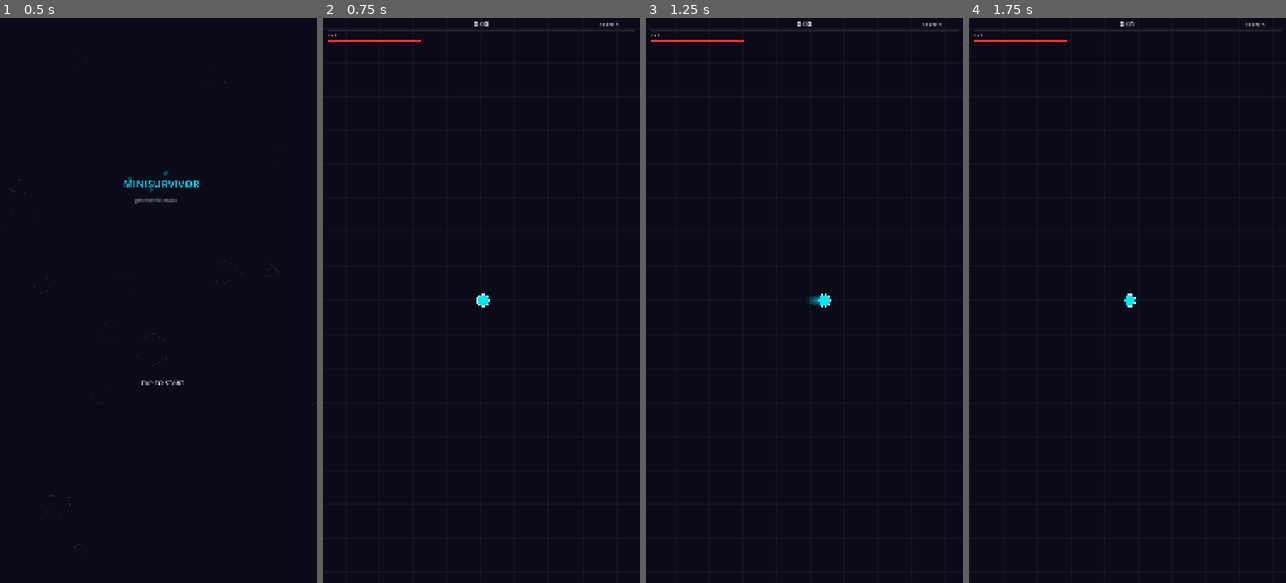
Above: before the commit, frames 1-4 (left to right).
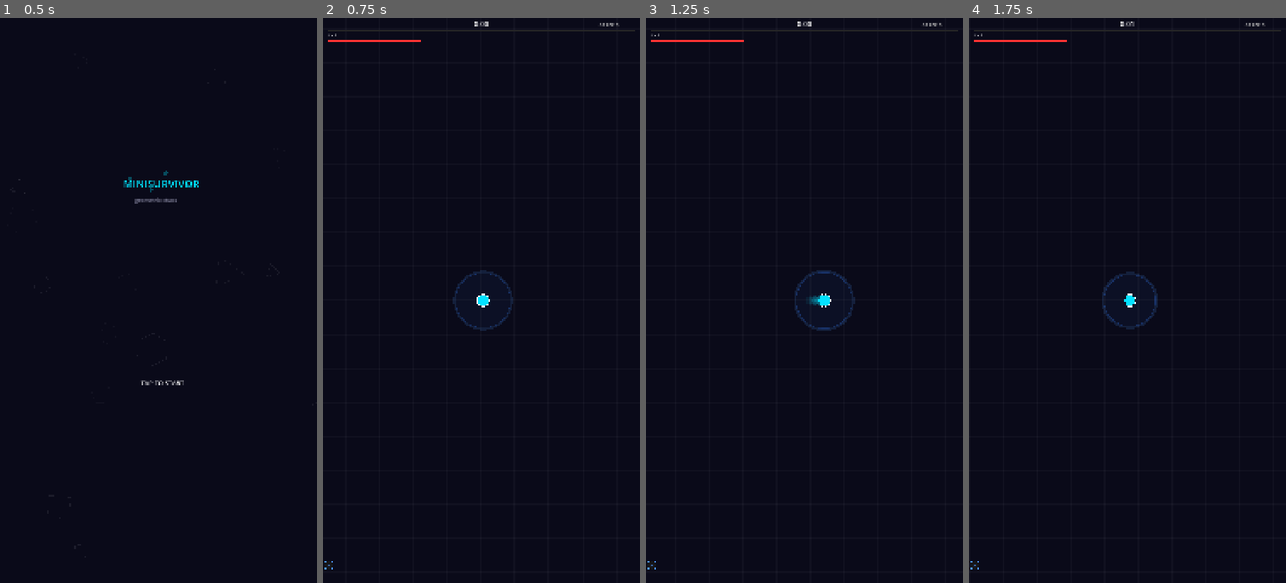
Above: after the commit, the same moments.

Repository: Asreonn/minisurvivor
Game: Godot game, scene res://scenes/main/main.tscn
The game is run twice, just before and just after one commit, with the same random seed, the same clock (stepped at 60 frames per second) and the same inputs.
Inputs (mouse positions are in pixels of both pictures, inside the frame that each line leads up to):
- Up to frame 1 (0.5 s): no input
- Up to frame 2 (0.75 s): tap Enter at 0.5 s; move the mouse to (551, 272) at 0.52 s; hold Right (ui_right) from 0.53 s (still down); click (551, 272) at 0.67 s
- Up to frame 3 (1.25 s): keep holding Right (ui_right)
- Up to frame 4 (1.75 s): release Right (ui_right) at 1.25 s; drag from (1064, 328) to (1149, 300) at 1.27 s

Frame 1 is identical in both runs. In frame 2, 0.3% of the frame differs, in the area x 0-60%, y 44-98%; in frame 3, 0.3%, in the area x 0-66%, y 44-98%; in frame 4, 0.3%.

Commit message:
Give player starting aura ring skill and fix type inference issues

Diff:
--- a/scenes/skills/aura_ring.gd
+++ b/scenes/skills/aura_ring.gd
@@ -43,7 +43,7 @@
 		if enemy is BaseEnemy and not enemy.is_dead:
 			var dist := player_pos.distance_to(enemy.global_position)
 			if dist <= radius:
-				var dir := (enemy.global_position - player_pos).normalized()
+				var dir: Vector2 = (enemy.global_position - player_pos).normalized()
 				enemy.take_damage(damage, dir)
 
 				# Electric modifier: chain to nearby
--- a/scenes/skills/skill_manager.gd
+++ b/scenes/skills/skill_manager.gd
@@ -20,6 +20,11 @@
 }
 
 
+func _ready() -> void:
+	# Give the player a starting skill so they can fight immediately
+	call_deferred("add_skill", "aura_ring")
+
+
 func add_skill(skill_id: String) -> void:
 	if skill_id in skills:
 		# Upgrade existing
@@ -31,8 +36,8 @@
 	if skill_id not in SKILL_SCENES:
 		return
 
-	var script := load(SKILL_SCENES[skill_id])
-	var skill_node: BaseSkill = Node.new()
+	var script: GDScript = load(SKILL_SCENES[skill_id])
+	var skill_node := Node.new()
 	skill_node.set_script(script)
 	skill_node.skill_id = skill_id
 	skill_node.name = skill_id
